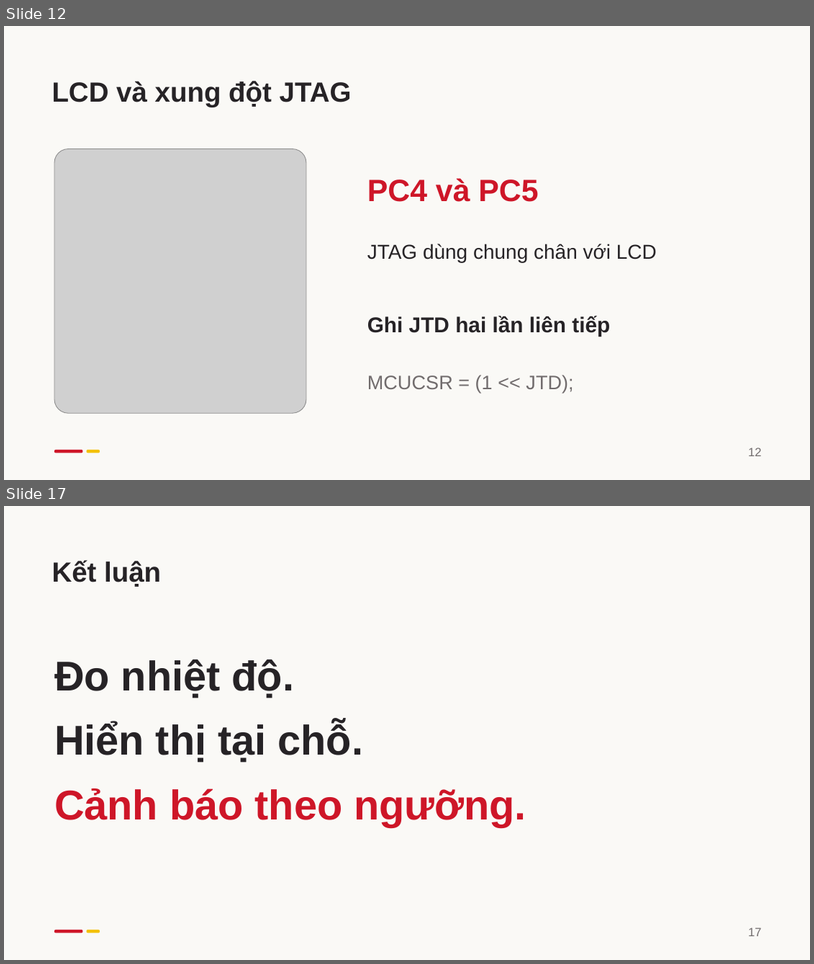
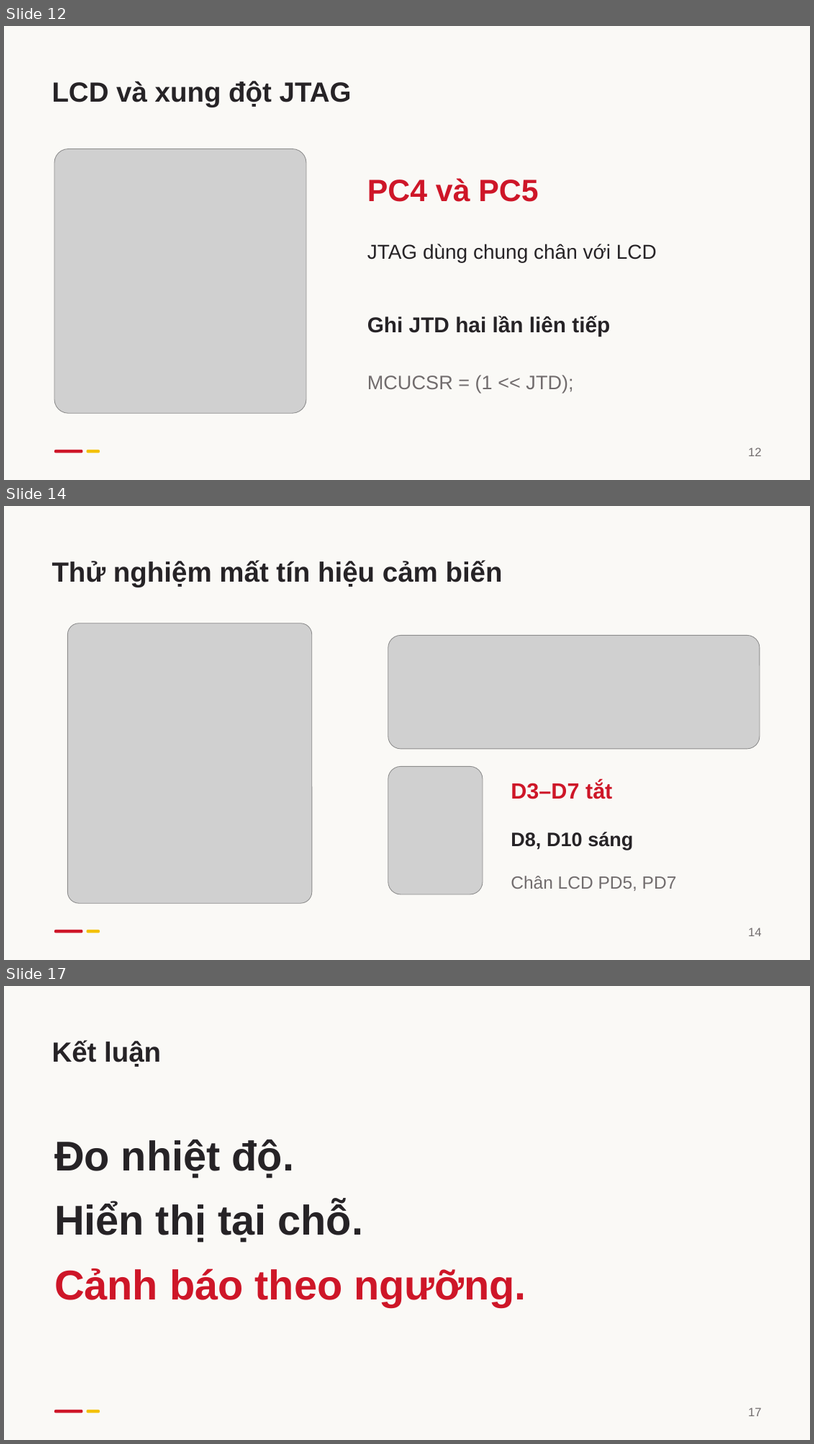
Before and after one commit to kudohieu1209/ET1-DA2, a slide deck: docs/report/slides/DA2_Bao_cao_HUST.pptx. Shown one above the other, each under a label of ours: slides 12 and 17 before the commit, slides 12, 14 and 17 after it; the slides between them are not shown. The pictures are 814x964 and 814x1444 pixels, drawn with LibreOffice and Linux fonts; fonts in the diff are those of the drawing; grey boxes stand for pictures. Boxes give left, top, right and bottom in pixels: in the first picture for what was removed or moved away, otherwise in the second. Text is boxed around its words. In the diff, an @@ line names an element or a change of style, - is before the commit and + after.

```diff
--- a/docs/report/slides/DA2_Bao_cao_HUST.pptx
+++ b/docs/report/slides/DA2_Bao_cao_HUST.pptx
@@ slide 14 added at (4, 506, 810, 960), background #FAF9F6 @@
@@ text added at (52, 560, 503, 587), 33 pt, text #262326, bold @@
+Thử nghiệm mất tín hiệu cảm biến
@@ picture added at (67, 623, 312, 903) @@
@@ picture added at (388, 636, 760, 749) @@
@@ picture added at (388, 766, 483, 894) @@
@@ text added at (511, 781, 612, 799), 26.2 pt, text #CE1628, bold @@
+D3–D7 tắt
@@ text added at (511, 831, 633, 849), 23.2 pt, text #262326, bold @@
+D8, D10 sáng
@@ text added at (511, 875, 677, 890), 21 pt, text #716C6D @@
+Chân LCD PD5, PD7
@@ rounded rectangle added at (54, 929, 82, 932), fill #CE1628 @@
@@ rounded rectangle added at (86, 929, 100, 932), fill #F3C108 @@
@@ text added at (748, 927, 762, 936), 14.2 pt, text #716C6D @@
+14
```
Also in this commit, not shown: 9 slides changed, 3 other slides added, 7 slides removed, 7 other files.
